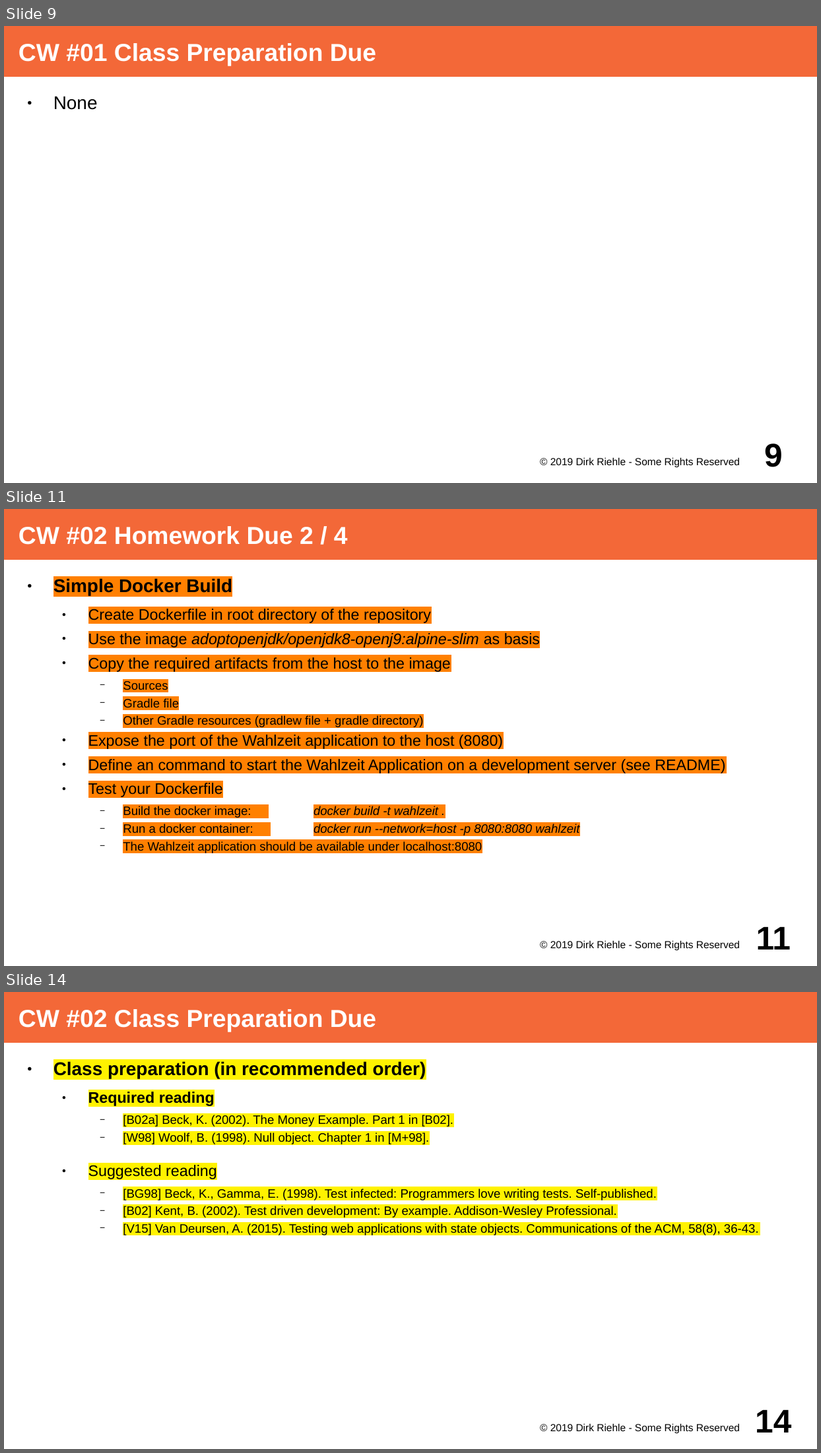
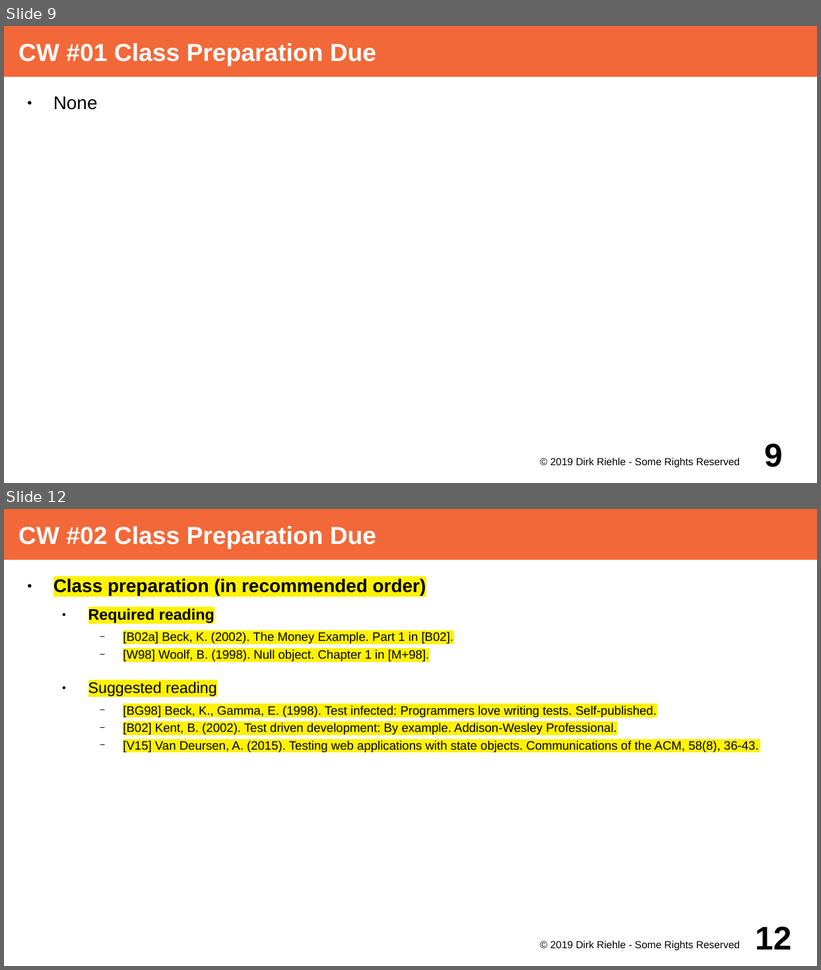
Before and after one commit to dirkriehle/adap-course, a slide deck: Lecture Slides/ADAP A02 - Course Schedule.odp. Shown one above the other, each under a label of ours: slides 9, 11 and 14 before the commit, slides 9 and 12 after it; the slides between them are not shown. The pictures are 821x1453 and 821x970 pixels, drawn with LibreOffice and Linux fonts; fonts in the diff are those of the drawing. Boxes give left, top, right and bottom in pixels: in the first picture for what was removed or moved away, otherwise in the second. Text is boxed around its words. In the diff, an @@ line names an element or a change of style, - is before the commit and + after.

```diff
--- a/Lecture Slides/ADAP A02 - Course Schedule.odp
+++ b/Lecture Slides/ADAP A02 - Course Schedule.odp
@@ slide 11 removed at (x1=4, y1=509, x2=817, y2=966), background #FFFFFF @@
@@ title removed at (x1=4, y1=509, x2=817, y2=560) @@
-CW #02 Homework Due 2 / 4
@@ text removed at (x1=54, y1=578, x2=725, y2=854) @@
-● Simple Docker Build
-  ● Create Dockerfile in root directory of the repository
-  ● Use the image adoptopenjdk/openjdk8-openj9:alpine-slim as basis
-  ● Copy the required artifacts from the host to the image
-    − Sources
-    − Gradle file
-    − Other Gradle resources (gradlew file + gradle directory)
-  ● Expose the port of the Wahlzeit application to the host (8080)
-  ● Define an command to start the Wahlzeit Application on a development server (see README)
-  ● Test your Dockerfile
-    − Build the docker image: docker build -t wahlzeit .
-    − Run a docker container: docker run --network=host -p 8080:8080 wahlzeit
-    − The Wahlzeit application should be available under localhost:8080
@@ text removed at (x1=550, y1=941, x2=740, y2=951) @@
-© 2019 Dirk Riehle - Some Rights Reserved
@@ page number removed at (x1=756, y1=927, x2=791, y2=950) @@
-11
@@ what was slide 14 is now slide 12 @@
@@ page number at (x1=755, y1=927, x2=791, y2=950): text changed @@
-14
+12
```
Also in this commit, not shown: 2 slides changed, 1 other slide removed, 1 other file.
